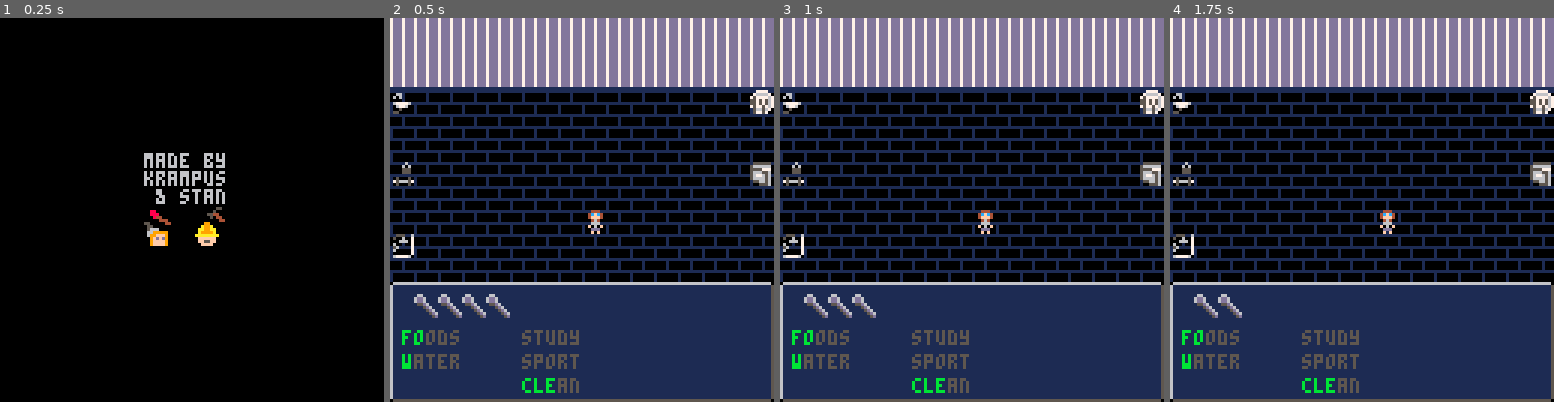
Above: before the commit, frames 1-4 (left to right).
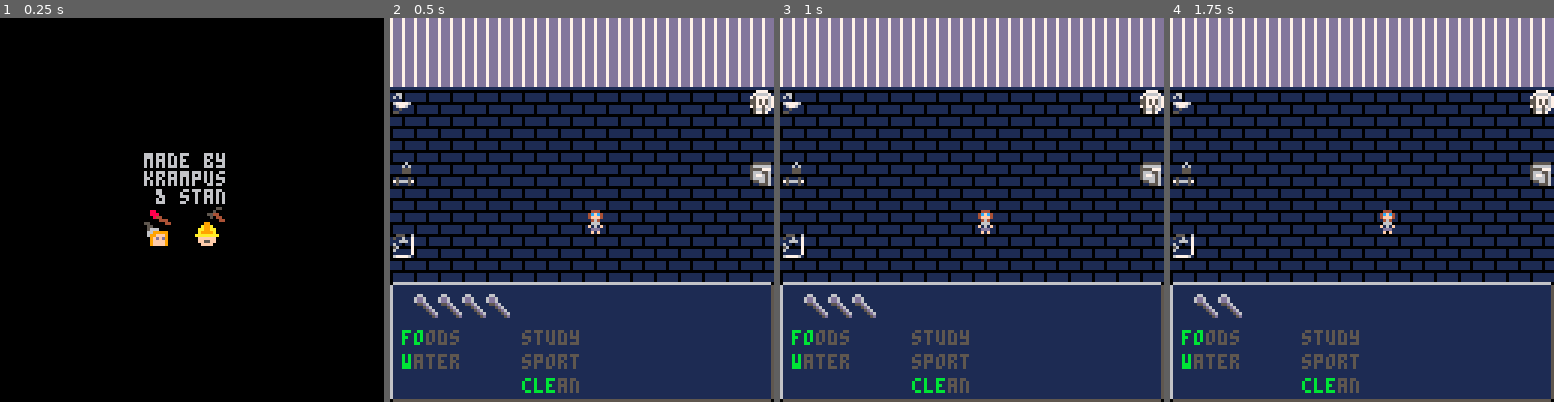
Above: after the commit, the same moments.

Repository: StanTheCarpenter/handle-with-care
Game: PICO-8 cartridge handlewithcare.p8
The game is run twice, just before and just after one commit, with the same random seed, the same clock (stepped at 60 frames per second) and the same inputs.
Inputs:
- Up to frame 1 (0.25 s): no input
- Up to frame 2 (0.5 s): tap X (X key) at 0.33 s
- Up to frame 3 (1 s): tap O (Z key) at 0.7 s
- Up to frame 4 (1.75 s): tap X (X key) at 1.07 s; hold Right from 1.6 s (still down); tap O (Z key) at 1.7 s

Frame 1 is identical in both runs. In frame 2, 49% of the frame differs, in the area x 0-100%, y 18-69%; in frame 3, 49%; in frame 4, 49%.

Commit message:
Update handlewithcare.p8
Greenhouse added, living room updated, test graphics for logo (spr tab 2)

Diff:
--- a/handlewithcare.p8
+++ b/handlewithcare.p8
@@ -417,20 +417,44 @@
 
 
 
+…(24 lines of a section not shown)…
 __gff__
 0000010000000000000101000000000000000000000000000000000000000000000000000000000000000000000000000000000000000000000000000000000000000000000000000000000000000000000000000000000000000000000000000000000000000000000000000000000000000000000000000000000000000000
 0000000000000000000000000000000000000000000000000000000000000000000000000000000000000000000000000000000000000000000000000000000000000000000000000000000000000000000000000000000000000000000000000000000000000000000000000000000000000000000000000000000000000000
 __map__
-0a0a0a0a0a0a0a0a0a0a0a0a0a0a0a0a00000000000000000000000000000000000000000000000000000000000000000000000000000000000000000000000000000000000000000000000000000000000000000000000000000000000000000000000000000000000000000000000000000000000000000000000000000000
-0a0a0a0a0a0a0a0a0a0a0a0a0a0a0a0a13003033373b00000000000000000000000000000000000000000000000000000000000000000000000000000000000000000000000000000000000000000000000000000000000000000000000000000000000000000000000000000000000000000000000000000000000000000000
-0909090909090909090909090909090900003134383c00000000000000000000000000000000000000000000000000000000000000000000000000000000000000000000000000000000000000000000000000000000000000000000000000000000000000000000000000000000000000000000000000000000000000000000
-0808080808080808080808080808080817003235390000000000000000000000000000000000000000000000000000000000000000000000000000000000000000000000000000000000000000000000000000000000000000000000000000000000000000000000000000000000000000000000000000000000000000000000
-08080808080808080808080808080808230000363a0000000000000000000000000000000000000000000000000000000000000000000000000000000000000000000000000000000000000000000000000000000000000000000000000000000000000000000000000000000000000000000000000000000000000000000000
-0808080808080808080808080808080800000000000000000000000000000000000000000000000000000000000000000000000000000000000000000000000000000000000000000000000000000000000000000000000000000000000000000000000000000000000000000000000000000000000000000000000000000000
-0808080808080808080808080808080827000000000000000000000000000000000000000000000000000000000000000000000000000000000000000000000000000000000000000000000000000000000000000000000000000000000000000000000000000000000000000000000000000000000000000000000000000000
-0808080808080808080808080808080800000000000000000000000000000000000000000000000000000000000000000000000000000000000000000000000000000000000000000000000000000000000000000000000000000000000000000000000000000000000000000000000000000000000000000000000000000000
-0808080808080808080808080808080800000000000000000000000000000000000000000000000000000000000000000000000000000000000000000000000000000000000000000000000000000000000000000000000000000000000000000000000000000000000000000000000000000000000000000000000000000000
-0808080808080808080808080808080800000000000000000000000000000000000000000000000000000000000000000000000000000000000000000000000000000000000000000000000000000000000000000000000000000000000000000000000000000000000000000000000000000000000000000000000000000000
+0a0a0a0a0a0a0a0a0a0a0a0a0a0a0a0a00000202020202020203000000000000000000000000000000000000000000000000000000000000000000000000000000000000000000000000000000000000000000000000000000000000000000000000000000000000000000000000000000000000000000000000000000000000
+0a0a0a0a0a0a0a0a0a0a0a0a0a0a0a0a13000202020202020203000000000000000000000000000000000000000000000000000000000000000000000000000000000000000000000000000000000000000000000000000000000000000000000000000000000000000000000000000000000000000000000000000000000000
+0909090909090909090909090909090900000202020202020203000000000000000000000000000000000000000000000000000000000000000000000000000000000000000000000000000000000000000000000000000000000000000000000000000000000000000000000000000000000000000000000000000000000000
+08080808080808080808080808080808170006060605060605030a0a0a0a0a00000000000000000000000000000000000000000000000000000000000000000000000000000000000000000000000000000000000000000000000000000000000000000000000000000000000000000000000000000000000000000000000000
+0808080808080808080808080808080823000504040404040603090909090900000000000000000000000000000000000000000000000000000000000000000000000000000000000000000000000000000000000000000000000000000000000000000000000000000000000000000000000000000000000000000000000000
+0808080808080808080808080808080800000605060406060603080808080807000000000000000000000000000000000000000000000000000000000000000000000000000000000000000000000000000000000000000000000000000000000000000000000000000000000000000000000000000000000000000000000000
+0808080808080808080808080808080827000605050405060603080808080807000000000000000000000000000000000000000000000000000000000000000000000000000000000000000000000000000000000000000000000000000000000000000000000000000000000000000000000000000000000000000000000000
+0808080808080808080808080808080800000605060406050603080808080807000000000000000000000000000000000000000000000000000000000000000000000000000000000000000000000000000000000000000000000000000000000000000000000000000000000000000000000000000000000000000000000000
+080808080808080808080808080808080000040404040405050308080808081a000000000000000000000000000000000000000000000000000000000000000000000000000000000000000000000000000000000000000000000000000000000000000000000000000000000000000000000000000000000000000000000000
+0808080808080808080808080808080800000505050505050503080808080807000000000000000000000000000000000000000000000000000000000000000000000000000000000000000000000000000000000000000000000000000000000000000000000000000000000000000000000000000000000000000000000000
 0808080808080808080808080808080800000000000000000000000000000000000000000000000000000000000000000000000000000000000000000000000000000000000000000000000000000000000000000000000000000000000000000000000000000000000000000000000000000000000000000000000000000000
 0d0e0e0e0e0e0e0e0e0e0e0e0e0e0e0f00000000000000000000000000000000000000000000000000000000000000000000000000000000000000000000000000000000000000000000000000000000000000000000000000000000000000000000000000000000000000000000000000000000000000000000000000000000
 1d1e1e1e1e1e1e1e1e1e1e1e1e1e1e1f00000000000000000000000000000000000000000000000000000000000000000000000000000000000000000000000000000000000000000000000000000000000000000000000000000000000000000000000000000000000000000000000000000000000000000000000000000000
Not shown, changed: 64 lines of the sprite sheet (__gfx__) section of handlewithcare.p8
